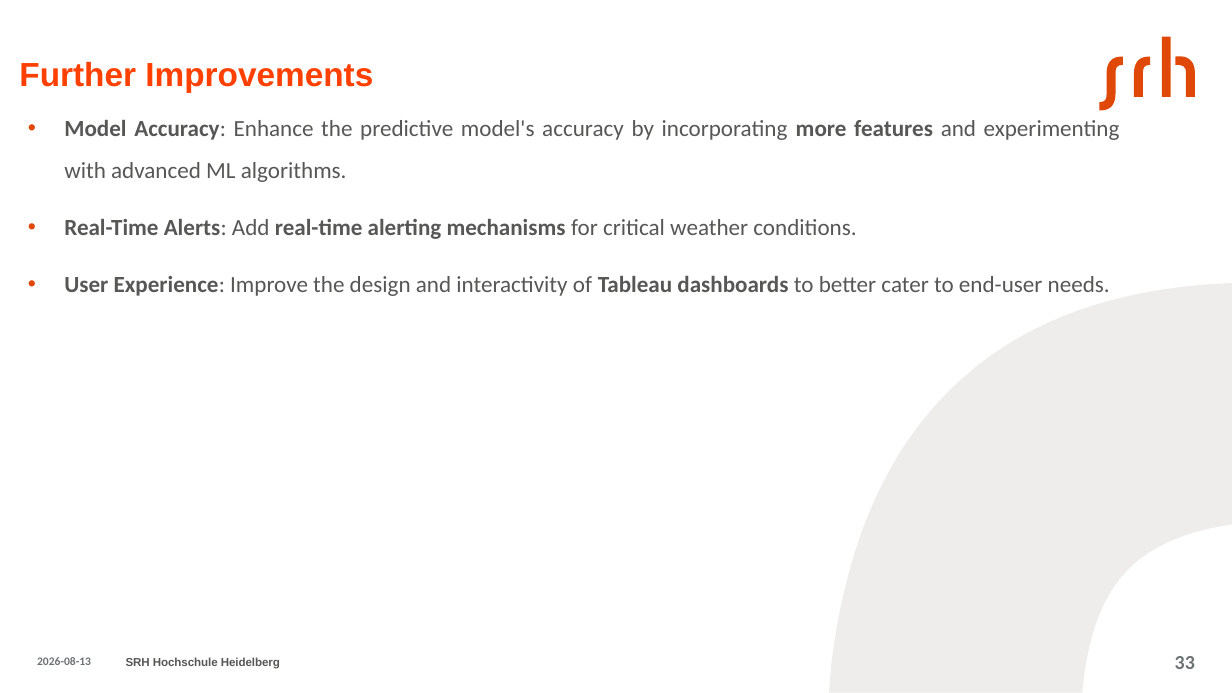
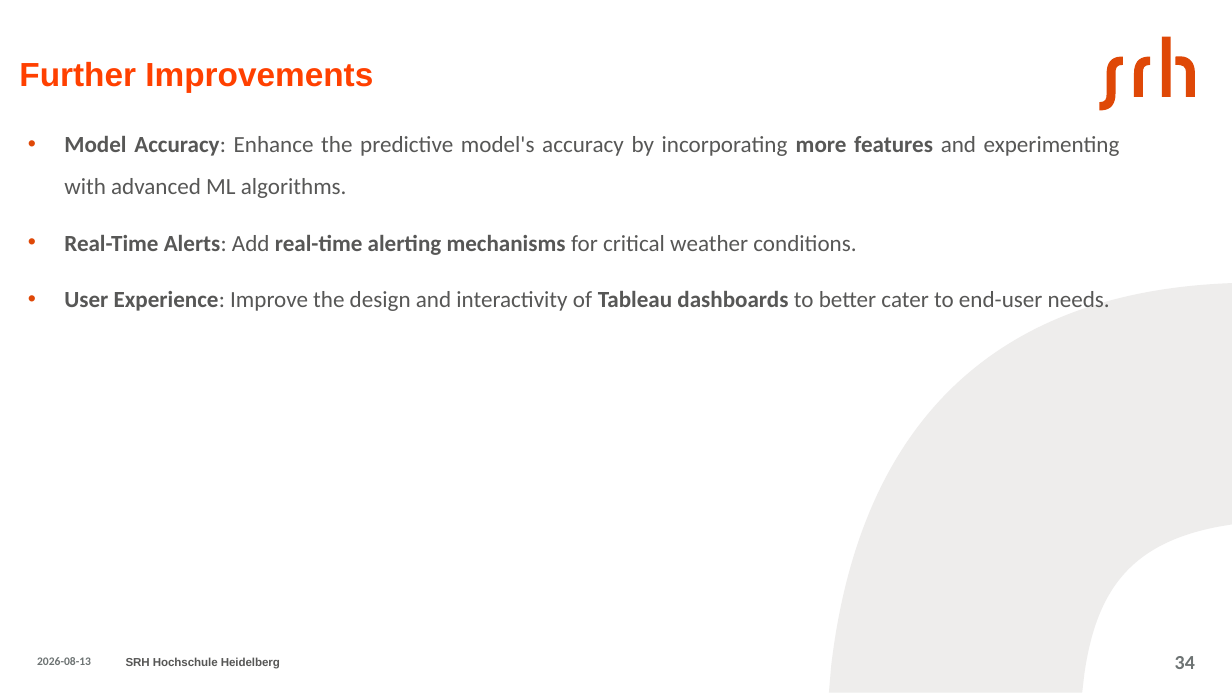
Before and after one commit to aminfeli/Thesis, a slide deck: slide 34 of presentation-.pptx (slide 33 before the commit). Drawn at 1232x693 pixels with LibreOffice and Linux fonts; fonts in the diff are those of the drawing. Boxes give left, top, right and bottom in pixels: in the first picture for what was removed or moved away, otherwise in the second. Text is boxed around its words. In the diff, an @@ line names an element or a change of style, - is before the commit and + after.

```diff
--- a/presentation-.pptx
+++ b/presentation-.pptx
@@ text "Model Accuracy: Enhance the predictive ...": place and size @@
-text "Model Accuracy: Enhance the predictive ..." at [64,120,1120,296]
+text "Model Accuracy: Enhance the predictive ..." at [64,136,1120,311]
@@ page number at [1175,656,1195,669]: text changed @@
-33
+34
```
Also in this commit, not shown: 7 other slides changed, 1 slide added, 8 other files.
